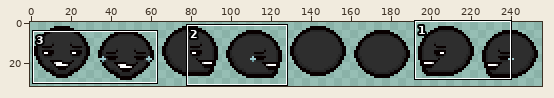
Edited in one commit: sprite sheet (resources/gfx/costumes/sheet_costume_gasoline_black.png). Above: a wide view before the commit, with the close-up outlined.
Close-up. First the earlier version:
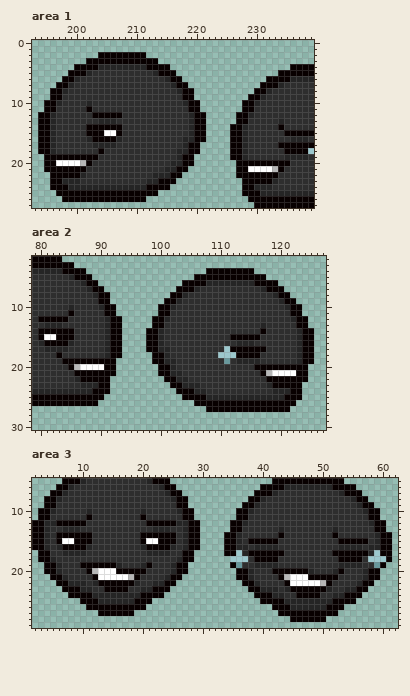
The file is 256x32 pixels. Shown: area 1: x 193..239, y 0..27; area 2: x 79..127, y 2..30; area 3: x 2..62, y 5..29.
After the commit:
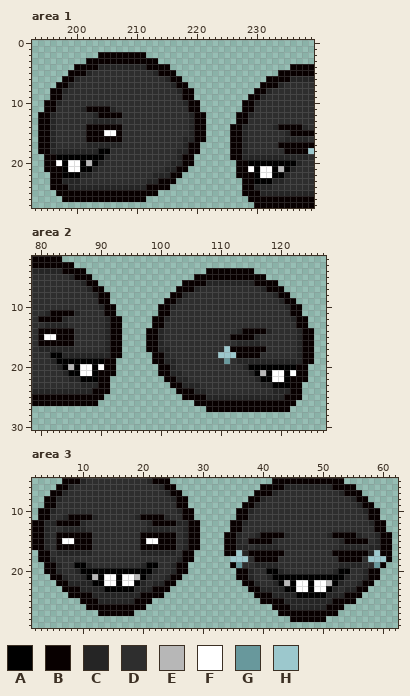
Palette (. is transparent): A #000000  B #080000  C #252525  D #2e2e2e  E #b7b7b7  F #ffffff  G #68989c  H #9cc8cd
Difference:
Changed rows in their new state; - is an unchanged pixel.
Area 1:
first column x 197:
10 -----D------------------------------------
11 ----C-BBBC--------------------------------
12 ------C-----------------------------------
13 ------C------------------------------D----
14 ------------------------------------C-BBBC
15 --------------------------------------C---
16 -----B----B---------------------------C---
17 -----C----C-------------------------------
18 CCCCCCCAA---------------------------------
19 AAAAAAAAC-----------------------CCCCCC----
20 -A--AEAC------------------------AAAAAAAAC-
21 -AFFAAC--------------------------A--AEAC--
22 -AAA-C---------------------------AFFAAC---
23 ---------------------------------AAA-C----
Area 2:
first column x 80:
10 -----D-------------------------------------
11 -CBBB-C------------------------------------
12 ----C--------------------------------------
13 ----C--------------------------------D-----
14 ---------------------------------CBBB-C----
15 ------------------------------------C------
16 B----B------------------------------C------
17 C----C-------------------------------------
18 --AACCCCCCC--------------------------------
19 --CAAAAAAAA--------------------------CCCCCC
20 ---CAEA--A------------------------CAAAAAAAA
21 ----CAAFFA-------------------------CAEA--A-
22 -----C-AAA--------------------------CAAFFA-
23 -------------------------------------C-AAA-
Area 3:
first column x 6:
10 -----D--------D------------------------------------
11 -CBBB-C------C-BBBC--------------------------------
12 ----C----------C-----------------------------------
13 ----C----------C---------------------D--------D----
14 ---------------------------------CBBB-C------C-BBBC
15 ------------------------------------C----------C---
16 B----B--------B----B-------------------------------
17 C----C--------C----C-------------------------------
19 ---AACDDDDD----AA----------------------------------
20 ---CAAAAAAAAAAAAC------------------AACDDDDD----AA--
21 ----CAEA--A-FEAC-------------------CAAAAAAAAAAAAC--
22 -----CAAFFAFFAC---------------------CAEA--A-FEAC---
23 ------CCAAAAAC-----------------------CAAFFAFFAC----
24 --------------------------------------CCAAAAAC-----
